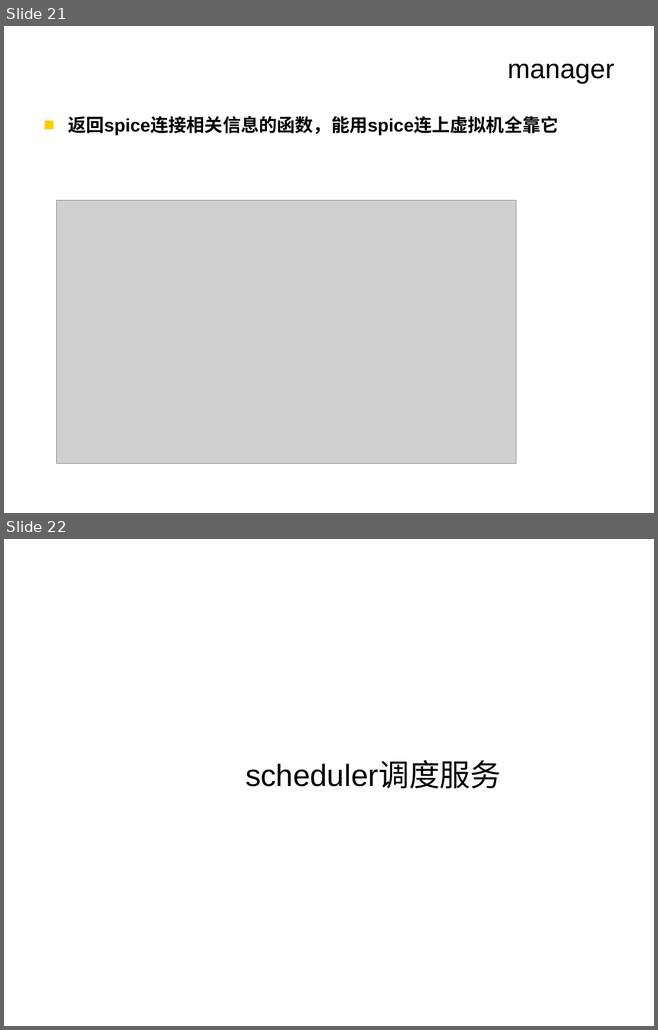
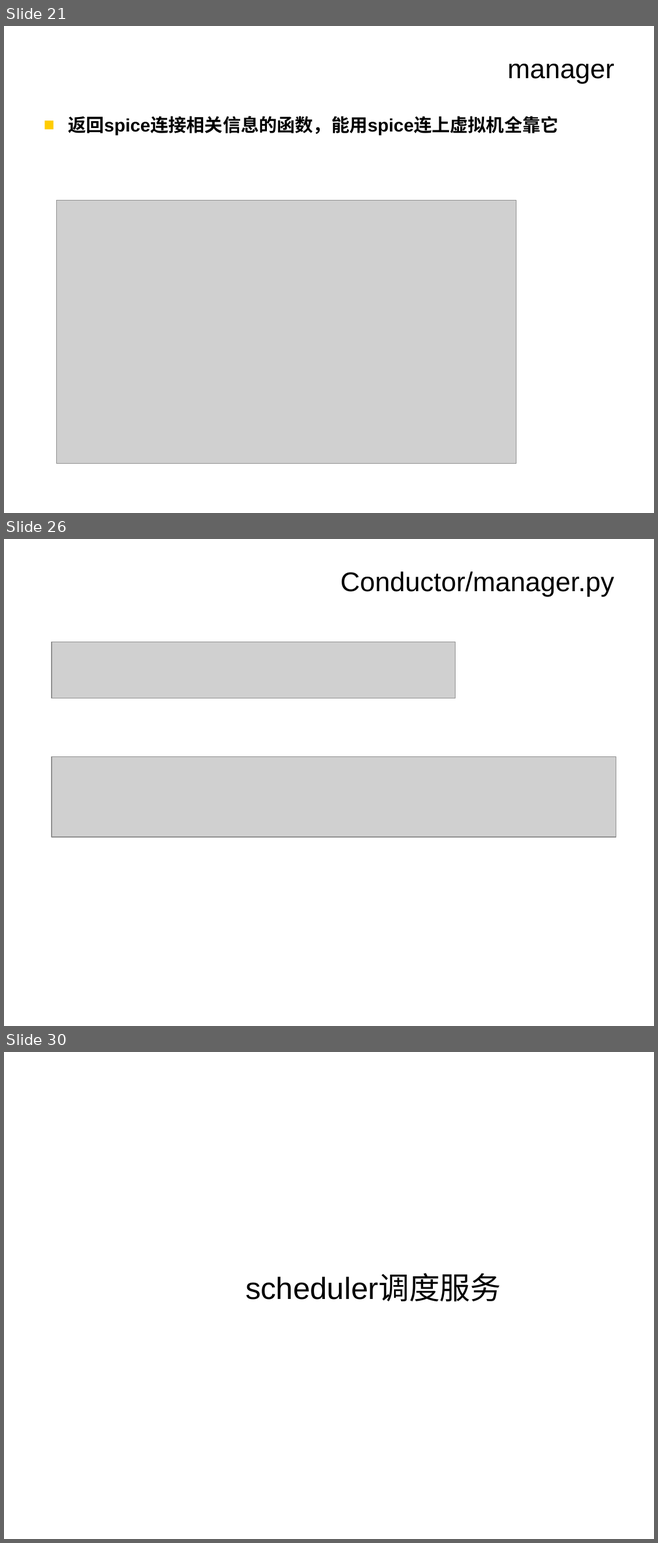
Before and after one commit to CourseCloudDesktop/cloudDesktop, a slide deck: final task/云桌面.ppt. Shown one above the other, each under a label of ours: slides 21 and 22 before the commit, slides 21, 26 and 30 after it; the slides between them are not shown. The pictures are 658x1030 and 658x1543 pixels, drawn with LibreOffice and Linux fonts; fonts in the diff are those of the drawing; grey boxes stand for pictures; background and template pictures are left out. Boxes give left, top, right and bottom in pixels: in the first picture for what was removed or moved away, otherwise in the second. Text is boxed around its words. In the diff, an @@ line names an element or a change of style, - is before the commit and + after.

```diff
--- a/final task/云桌面.ppt
+++ b/final task/云桌面.ppt
@@ slide 26 added at box(4, 539, 654, 1026), background picture (left out) @@
@@ title added at box(340, 571, 614, 596), 30 pt, text #000000 @@
+Conductor/manager.py
@@ picture added at box(52, 642, 455, 698) @@
@@ picture added at box(52, 756, 615, 837) @@
@@ what was slide 22 is now slide 30 @@
```
Also in this commit, not shown: 1 slide changed, 7 other slides added.
